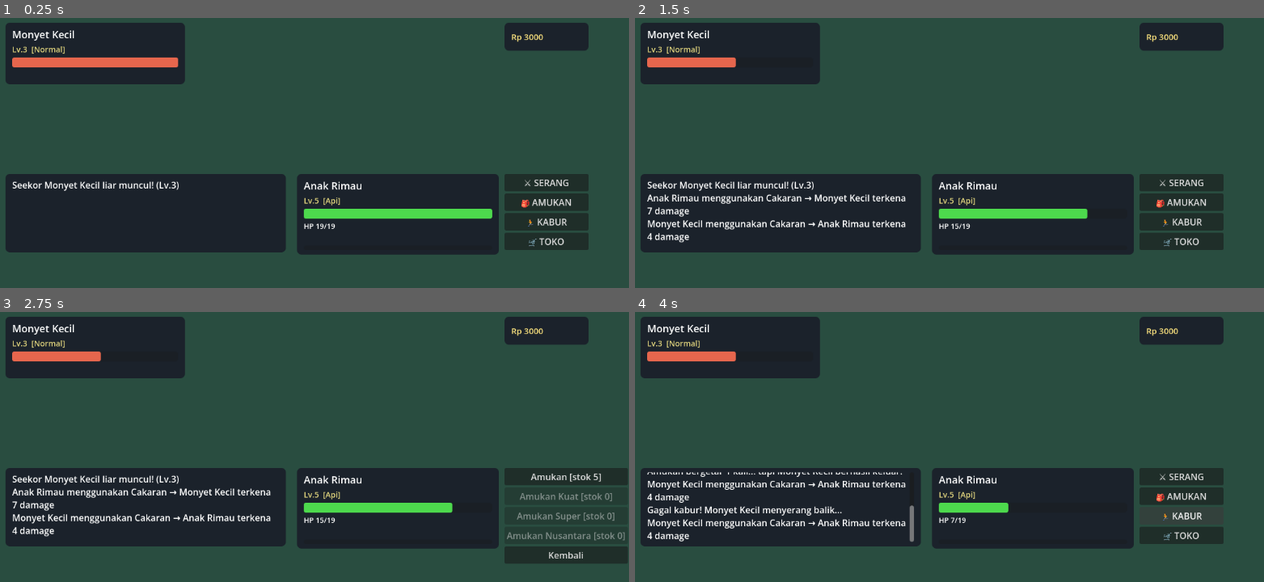
Above: before the commit, frames 1-4 (two rows, left to right).
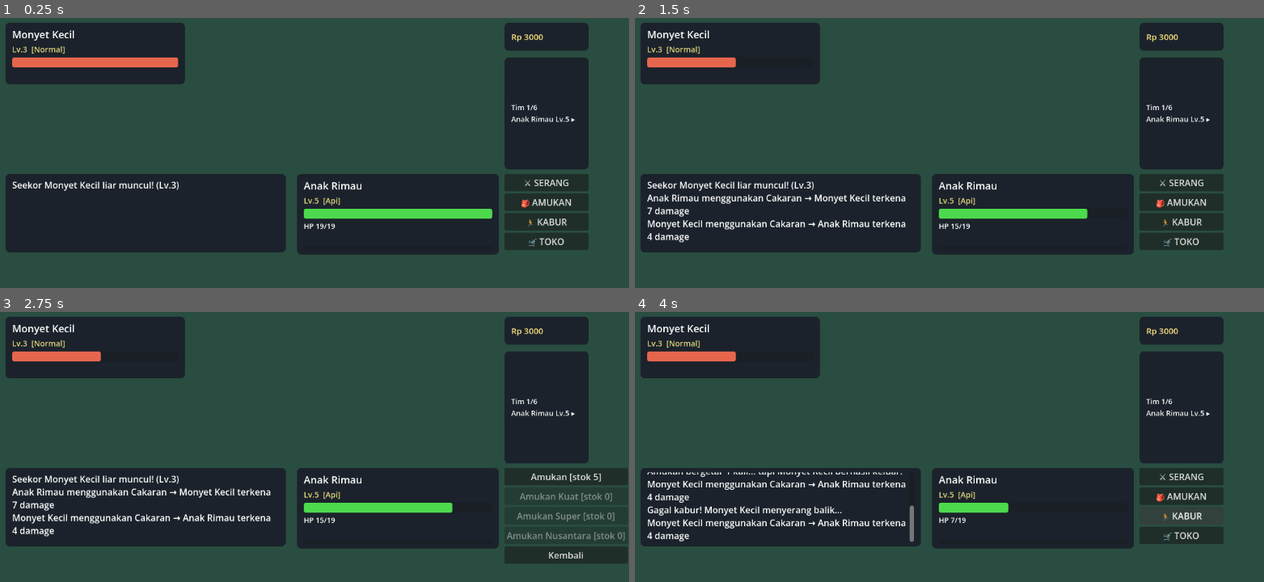
Above: after the commit, the same moments.

Repository: adminberitakarya-Aji/nusamon
Game: Godot game, scene res://game/battle/battle_scene.tscn
Same seed, same stepped clock (60 frames per second), same inputs: the game is played once before the commit and once after it.
Inputs:
- Up to frame 1 (0.25 s): no input
- Up to frame 2 (1.5 s): click "⚔ SERANG" at 0.5 s; click "Cakaran (Normal) — PP 35" at 1.25 s
- Up to frame 3 (2.75 s): click "🎒 AMUKAN" at 2 s
- Up to frame 4 (4 s): click "Amukan [stok 5]" at 2.75 s; click "🏃 KABUR" at 3.5 s

The runs differ from the first frame. In frame 1, 5.5% of the frame differs, in the area x 80-94%, y 14-56%; in frame 2, 5.5%; in frame 3, 5.5%; in frame 4, 5.5%.

Commit message:
Fase 2: tim/partai maks. 6 + hasil tangkap masuk tim + mon aktif persisten + pemulihan awal battle

Diff:
--- a/game/battle/battle_scene.gd
+++ b/game/battle/battle_scene.gd
@@ -2,7 +2,7 @@
 ## Battle scene prototipe NUSAMON — UI dibangun programatik.
 ## Pemakaian: jalankan proyek (scene utama) → battle vs Nusamon liar.
 ## Sistem aktif: serang (4 move, PP), tahap stat (buff/debuff/heal), status,
-## Amukan (4 jenis), kabur, EXP, evolusi.
+## Amukan (4 jenis + stok), tim (maks. 6), toko, kabur, EXP, evolusi.
 
 const WILD_IDS := [22, 23, 24]          # rusa, monyet, ayam (Common — Jawa)
 const WILD_LEVEL_RANGE := [2, 6]
@@ -36,6 +36,7 @@
 var menu_ball: VBoxContainer
 var menu_toko: VBoxContainer
 var uang_label: Label
+var tim_label: Label
 
 
 func _ready() -> void:
@@ -182,6 +183,12 @@
 	panel_uang.add_child(uang_label)
 	_update_uang()
 
+	# panel tim (di bawah panel uang)
+	var panel_tim := _panel(Vector2(930, 92), Vector2(150, 200))
+	tim_label = _label("Tim ?", 13)
+	panel_tim.add_child(tim_label)
+	_update_tim_label()
+
 
 # ------------------------------------------------------------ alur battle
 
@@ -196,9 +203,15 @@
 	var lv := rng.randi_range(WILD_LEVEL_RANGE[0], WILD_LEVEL_RANGE[1])
 	wild = NusamonInstance.create(spesies, wild_detail, 0, lv)
 
-	var spesies_p := NusamonData.find_species(data, PLAYER_ID)
-	player = NusamonInstance.create(
-		spesies_p, data["detailSpesies"][str(PLAYER_ID)], 0, PLAYER_LEVEL)
+	# tim: buat mon awal bila kosong (prototipe: anak rimau lv5)
+	if Tim.jumlah() == 0:
+		var spesies_p := NusamonData.find_species(data, PLAYER_ID)
+		Tim.tambah(NusamonInstance.create(
+			spesies_p, data["detailSpesies"][str(PLAYER_ID)], 0, PLAYER_LEVEL))
+	# mon pingsan dipulihkan (placeholder pusat pemulihan — Fase 2/3)
+	if Tim.pulihkan_semua() > 0:
+		_log("Tim dipulihkan di pusat pemulihan.")
+	player = Tim.aktif()  # EXP/level/evolusi tersimpan di anggota tim
 
 	_log("Seekor %s liar muncul! (Lv.%d)" % [wild.display_name, wild.level])
 	_update_bars()
@@ -222,6 +235,16 @@
 	var dapat := player.exp_total - ExpSystem.total_exp(player.level)
 	p_exp.max_value = butuh
 	p_exp.value = dapat
+	_update_tim_label()
+
+
+## Panel ringkasan tim: nama + level, mon aktif ditandai.
+func _update_tim_label() -> void:
+	var baris: Array = []
+	for m in Tim.anggota:
+		baris.append("%s Lv.%d%s" % [m.display_name, m.level, " ▸" if m == Tim.aktif() else ""])
+	var isi := "\n".join(baris)
+	tim_label.text = "Tim %d/6\n%s" % [Tim.jumlah(), isi if isi != "" else "—"]
 
 
 func _semua_menu(mati: bool) -> void:
@@ -447,7 +470,13 @@
 	if bool(hasil["catch"]):
 		if getar > 0:
 			_log("Amukan bergetar %d kali..." % getar)
-		_log("Berhasil! %s tertangkap!" % wild.display_name)
+		if Tim.tambah(wild):
+			_log("Berhasil! %s tertangkap dan masuk tim (%d/6)!" % [
+				wild.display_name, Tim.jumlah()])
+		else:
+			_log("Berhasil! %s tertangkap... tapi tim penuh — dilepas kembali." % [
+				wild.display_name])
+		_update_tim_label()
 		_selesai(true, "tertangkap")
 		return
 	if getar > 0:
--- /dev/null
+++ b/game/scripts/core/tim.gd
@@ -0,0 +1,69 @@
+class_name Tim
+extends RefCounted
+## Tim/partai pemain (static store) — maksimal 6 anggota, persisten selama sesi.
+## Mon aktif dipakai battle; hasil tangkap masuk tim (Fase 2). Referensi instance
+## yang sama dipakai antar battle → EXP/level/evolusi tidak hilang saat scene dimuat ulang.
+## Save/load permanen menyusul di Fase 2.
+
+const MAKS := 6
+
+static var anggota: Array = []      # NusamonInstance
+static var aktif_index := 0
+
+
+## Kosongkan tim (prototipe/tes).
+static func reset() -> void:
+	anggota = []
+	aktif_index = 0
+
+
+static func jumlah() -> int:
+	return anggota.size()
+
+
+static func penuh() -> bool:
+	return anggota.size() >= MAKS
+
+
+## Tambah anggota; false bila penuh/null/sudah ada di tim.
+static func tambah(inst: NusamonInstance) -> bool:
+	if inst == null or penuh() or anggota.has(inst):
+		return false
+	anggota.append(inst)
+	return true
+
+
+## Mon aktif (null bila tim kosong).
+static func aktif() -> NusamonInstance:
+	if anggota.is_empty():
+		return null
+	return anggota[clampi(aktif_index, 0, anggota.size() - 1)]
+
+
+## Ganti mon aktif; false bila index tidak valid.
+static func ubah_aktif(idx: int) -> bool:
+	if idx < 0 or idx >= anggota.size():
+		return false
+	aktif_index = idx
+	return true
+
+
+## Cari anggota berdasarkan spesies id; kembalikan index atau -1.
+static func cari_spesies(id: int) -> int:
+	for i in anggota.size():
+		if anggota[i].id == id:
+			return i
+	return -1
+
+
+## Pulihkan seluruh tim (HP penuh + bersihkan status) — analog pusat pemulihan.
+## Mengembalikan jumlah anggota yang benar-benar dipulihkan.
+static func pulihkan_semua() -> int:
+	var n := 0
+	for m in anggota:
+		if m.current_hp < m.max_hp or m.status != "":
+			m.heal(m.max_hp)
+			m.status = ""
+			m.status_turn = 0
+			n += 1
+	return n
--- a/game/tests/test_scene.gd
+++ b/game/tests/test_scene.gd
@@ -25,9 +25,10 @@
 
 func _mulai() -> void:
 	print("=== Tes Scene Battle NUSAMON ===")
-	# inventori sesi: kondisi awal deterministik untuk tes
+	# inventori & tim sesi: kondisi awal deterministik untuk tes
 	Inventori.reset()
 	Inventori.tambah_item("amukan_super", 3)
+	Tim.reset()
 	var paket: PackedScene = load("res://game/battle/battle_scene.tscn")
 	cek("scene battle termuat", paket != null)
 	if paket == null:
@@ -47,6 +48,10 @@
 	cek("stok awal amukan = 5", Inventori.stok_item("amukan") == 5)
 	cek("label uang = Rp 3000", scene.uang_label.text == "Rp 3000",
 		"aktual " + scene.uang_label.text)
+	cek("tim default dibuat (1/6)", Tim.jumlah() == 1, "tim " + str(Tim.jumlah()))
+	cek("player = mon aktif tim", scene.player == Tim.aktif())
+	cek("label tim terisi", scene.tim_label.text.contains("Tim 1/6"),
+		"aktual " + scene.tim_label.text)
 
 	# ---------- 2. menu move menampilkan PP & men-disable yang habis
 	scene._buka_menu_move()
@@ -83,5 +88,24 @@
 	cek("turn terkunci di akhir battle", scene.turn_aktif)
 	cek("moveset pemain tersedia", scene.player.move_ids.size() > 0)
 
+	# ---------- 5. tangkap pasti (Amukan Nusantara) → masuk tim
+	# bangun battle liar "baru" secara terkontrol (log & giliran direset)
+	var tim_sebelum := Tim.jumlah()
+	scene.log_label.text = ""
+	scene.turn_aktif = false
+	var id_baru := 28  # Ikan Badut (Common, single-stage)
+	var sp_baru := NusamonData.find_species(scene.data, id_baru)
+	scene.wild_detail = scene.data["detailSpesies"][str(id_baru)]
+	scene.wild = NusamonInstance.create(sp_baru, scene.wild_detail, 0, 10)
+	Inventori.tambah_item("amukan_nusantara", 1)
+	scene._lempar_amukan("amukan_nusantara")  # a >= 255 → tangkap pasti
+	cek("tangkap pasti → log tertangkap", scene.log_label.text.contains("tertangkap"))
+	cek("hasil tangkap masuk tim", Tim.jumlah() == tim_sebelum + 1,
+		"tim " + str(Tim.jumlah()))
+	cek("anggota baru = wild yang ditangkap",
+		Tim.anggota[Tim.jumlah() - 1] == scene.wild)
+	cek("battle berakhir setelah tangkap", scene.log_label.text.contains("Battle selesai"))
+	cek("tambah ulang wild yang sama ditolak", not Tim.tambah(scene.wild))
+
 	print("=== Hasil: %d lulus, %d gagal ===" % [lulus, gagal])
 	quit(1 if gagal > 0 else 0)
--- /dev/null
+++ b/game/tests/test_tim.gd
@@ -0,0 +1,79 @@
+extends SceneTree
+## Tes headless Tim/partai NUSAMON: maks 6, anggota aktif, cari spesies,
+## pulihkan_semua, dan persistensi via referensi instance.
+## Jalankan: godot --headless --script game/tests/test_tim.gd
+## (atau: powershell -File tools\run_tests.ps1)
+
+var gagal := 0
+var lulus := 0
+
+
+func cek(nama: String, kondisi: bool, info := "") -> void:
+	if kondisi:
+		lulus += 1
+		print("[LULUS] " + nama)
+	else:
+		gagal += 1
+		print("[GAGAL] " + nama + (": " + info if info != "" else ""))
+
+
+func _init() -> void:
+	print("=== Tes Tim NUSAMON ===")
+	var data := NusamonData.load_nusamons()
+	cek("nusamons.json terbaca", not data.is_empty())
+	if data.is_empty():
+		quit(1)
+		return
+
+	Tim.reset()
+	cek("tim kosong setelah reset", Tim.jumlah() == 0)
+	cek("aktif() null saat tim kosong", Tim.aktif() == null)
+
+	# ---------- tambah 6 spesies unik (22,23,24,25,26,27) lv10
+	for id in [22, 23, 24, 25, 26, 27]:
+		var sp := NusamonData.find_species(data, int(id))
+		Tim.tambah(NusamonInstance.create(sp, data["detailSpesies"][str(id)], 0, 10))
+	cek("tim penuh 6/6", Tim.jumlah() == 6 and Tim.penuh())
+
+	# ---------- penolakan
+	var sp7 := NusamonData.find_species(data, 28)
+	cek("anggota ke-7 ditolak",
+		not Tim.tambah(NusamonInstance.create(sp7, data["detailSpesies"]["28"], 0, 10)))
+	cek("tambah null ditolak", not Tim.tambah(null))
+	cek("duplikat instance ditolak", not Tim.tambah(Tim.aktif()))
+	cek("jumlah tetap 6", Tim.jumlah() == 6)
+
+	# ---------- mon aktif
+	cek("aktif default = index 0 (spesies 22)", Tim.aktif().id == 22)
+	cek("ubah_aktif(3) valid", Tim.ubah_aktif(3) and Tim.aktif().id == 25)
+	cek("ubah_aktif(9) ditolak", not Tim.ubah_aktif(9) and Tim.aktif().id == 25)
+	cek("ubah_aktif(-1) ditolak", not Tim.ubah_aktif(-1))
+
+	# ---------- cari spesies
+	cek("cari_spesies(23) = 1", Tim.cari_spesies(23) == 1)
+	cek("cari_spesies(99) = -1", Tim.cari_spesies(99) == -1)
+
+	# ---------- pulihkan_semua
+	var aktif := Tim.aktif()
+	aktif.take_damage(aktif.max_hp - 1)
+	aktif.status = "racun"
+	Tim.anggota[1].take_damage(5)
+	cek("pulihkan_semua memulihkan 2", Tim.pulihkan_semua() == 2)
+	var semua_bersih := true
+	for m in Tim.anggota:
+		if m.current_hp != m.max_hp or m.status != "":
+			semua_bersih = false
+	cek("semua anggota HP penuh & tanpa status", semua_bersih)
+	cek("pulihkan ulang = 0 (sudah sehat)", Tim.pulihkan_semua() == 0)
+
+	# ---------- persistensi via referensi
+	aktif.level = 9
+	cek("referensi tersimpan (level terbaca dari tim)", Tim.aktif().level == 9)
+
+	# ---------- reset
+	Tim.reset()
+	cek("reset mengosongkan tim", Tim.jumlah() == 0 and Tim.aktif() == null)
+
+	# ---------- ringkasan
+	print("=== Hasil: %d lulus, %d gagal ===" % [lulus, gagal])
+	quit(1 if gagal > 0 else 0)
Not shown, added: game/scripts/core/tim.gd.uid
Not shown, added: game/tests/test_tim.gd.uid
Not shown, changed: tools/run_tests.ps1
